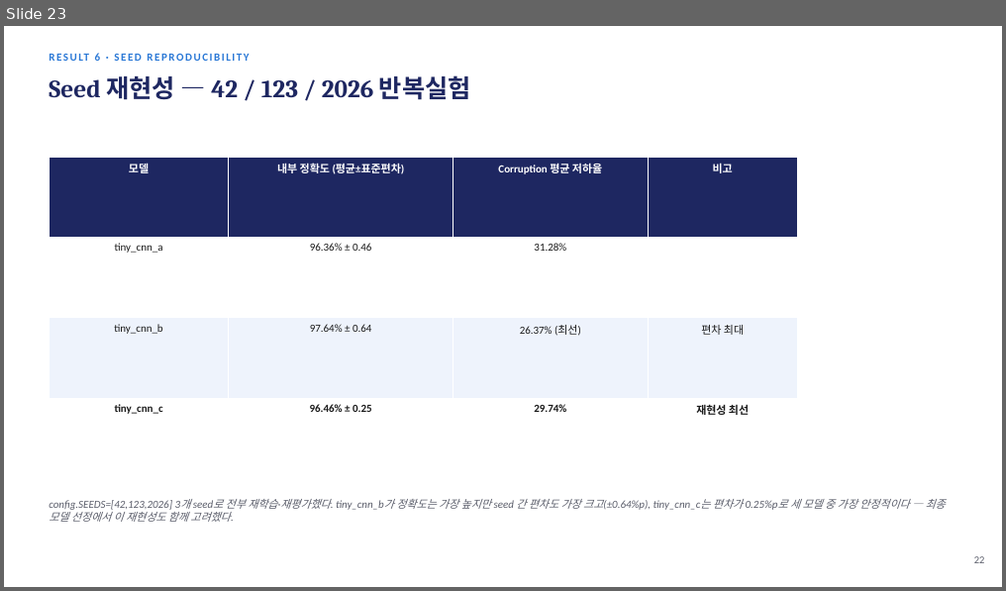
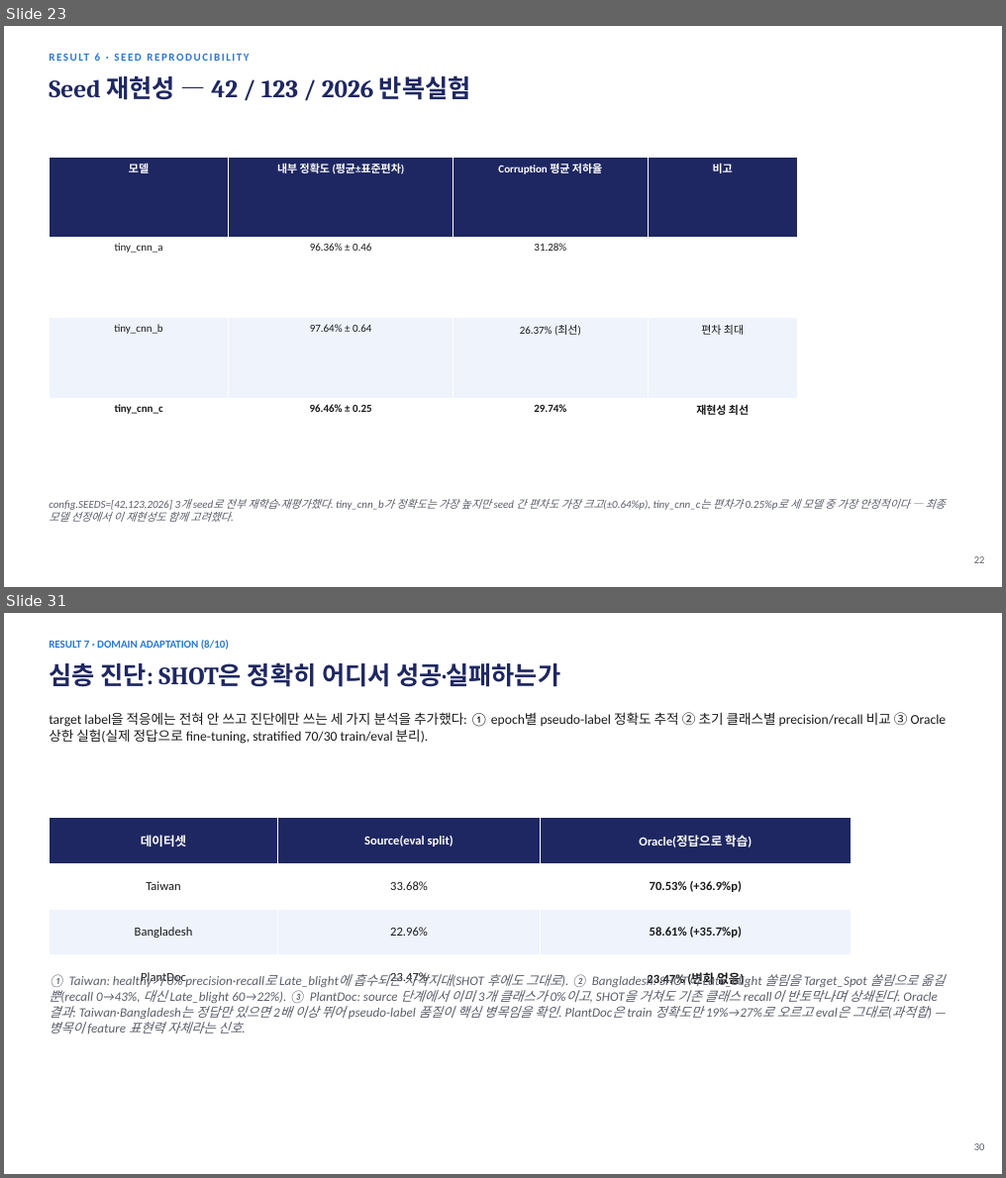
Before and after one commit to sara0813/tomato-disease-v2, a slide deck: docs/CNN_토마토_병해분류_V2_진행보고.pptx. Shown one above the other, each under a label of ours: slide 23 before the commit, slides 23 and 31 after it; the slides between them are not shown. The pictures are 1006x591 and 1006x1178 pixels, drawn with LibreOffice and Linux fonts; fonts in the diff are those of the drawing. Boxes give left, top, right and bottom in pixels: in the first picture for what was removed or moved away, otherwise in the second. Text is boxed around its words. In the diff, an @@ line names an element or a change of style, - is before the commit and + after.

```diff
--- a/docs/CNN_토마토_병해분류_V2_진행보고.pptx
+++ b/docs/CNN_토마토_병해분류_V2_진행보고.pptx
@@ slide 31 added at (4,613,1002,1174), background #FFFFFF @@
@@ text added at (49,640,229,650), 10.5 pt, text #2A78D6, bold @@
+RESULT 7 · DOMAIN ADAPTATION (8/10)
@@ text added at (49,663,560,687), 24 pt, text #1E2761, bold @@
+심층 진단: SHOT은 정확히 어디서 성공·실패하는가
@@ text added at (49,712,946,744), 13 pt, text #1A1A1A @@
+target label을 적응에는 전혀 안 쓰고 진단에만 쓰는 세 가지 분석을 추가했다: ① epoch별 pseudo-label 정확도 추적 ② 초기 클래스별 precision/recall 비교 ③ Oracle 상한 실험(실제 정답으로 fine-tuning, stratified 70/30 train/eval 분리).
@@ table added at (49,817,851,991), 4 rows, 3 columns @@
+데이터셋 | Source(eval split) | Oracle(정답으로 학습)
+Taiwan | 33.68% | 70.53% (+36.9%p)
+Bangladesh | 22.96% | 58.61% (+35.7%p)
+PlantDoc | 23.47% | 23.47% (변화 없음)
@@ text added at (49,972,944,1035), 12.5 pt, text #5B5E6B, italic @@
+① Taiwan: healthy가 0% precision·recall로 Late_blight에 흡수되는 사각지대(SHOT 후에도 그대로). ② Bangladesh: SHOT이 Late_blight 쏠림을 Target_Spot 쏠림으로 옮길 뿐(recall 0→43%, 대신 Late_blight 60→22%). ③ PlantDoc: source 단계에서 이미 3개 클래스가 0%이고, SHOT을 거쳐도 기존 클래스 recall이 반토막나며 상쇄된다. Oracle 결과: Taiwan·Bangladesh는 정답만 있으면 2배 이상 뛰어 pseudo-label 품질이 핵심 병목임을 확인. PlantDoc은 train 정확도만 19%→27%로 오르고 eval은 그대로(과적합) — 병목이 feature 표현력 자체라는 신호.
@@ text added at (974,1144,985,1151), 10 pt, text #5B5E6B @@
+30
```
Also in this commit, not shown: 10 slides changed, 1 other slide added.
